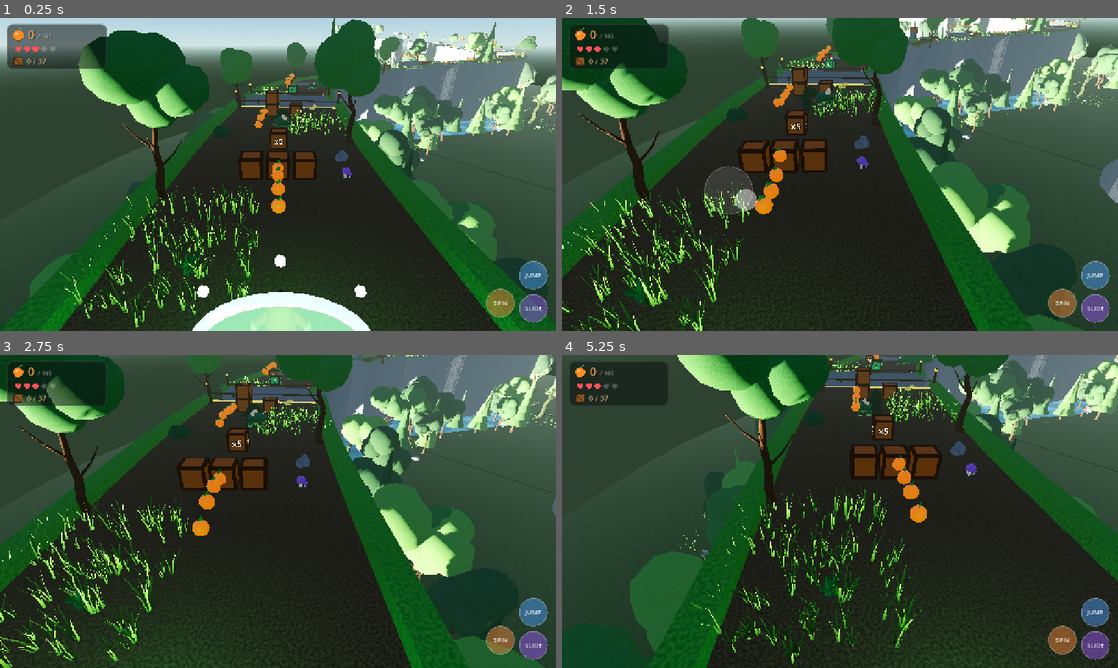
Above: before the commit, frames 1-4 (two rows, left to right).
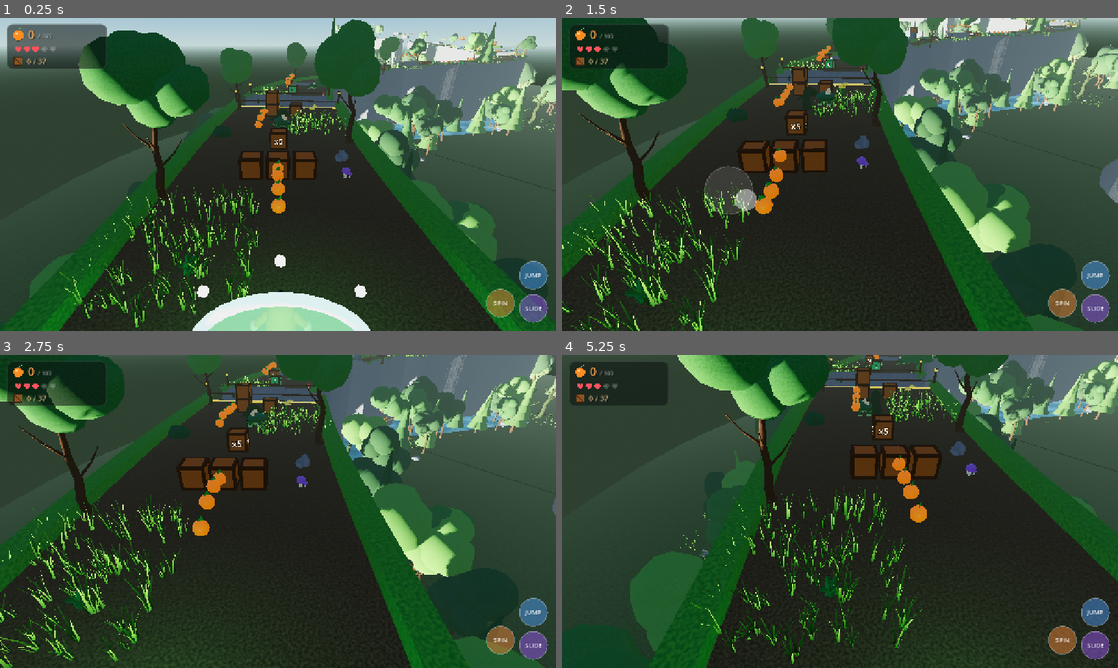
Above: after the commit, the same moments.

Repository: Phat-shot/Banooka
Game: Godot game, scene res://scenes/levels/Level01.tscn
Same seed, same stepped clock (60 frames per second), same inputs: the game is played once before the commit and once after it.
Inputs (mouse positions are in pixels of both pictures, inside the frame that each line leads up to):
- Up to frame 1 (0.25 s): no input
- Up to frame 2 (1.5 s): move the mouse to (962, 158) at 0.52 s; hold D (move_right) 0.53-1.25 s; hold Shift (slide) 0.53-1.25 s; click (962, 158) at 0.67 s; tap Space (jump) at 0.77 s; drag from (728, 190) to (812, 237) at 1.27 s
- Up to frame 3 (2.75 s): move the mouse to (333, 442) at 2.02 s; hold D (move_right) from 2.03 s (still down); hold Shift (slide) from 2.03 s (still down)
- Up to frame 4 (5.25 s): release D (move_right) at 2.75 s; release Shift (slide) at 2.75 s; drag from (812, 574) to (673, 464) at 2.77 s; move the mouse to (1006, 558) at 3.52 s; hold A (move_left) 3.53-4.25 s; hold Shift (slide) 3.53-4.25 s; tap Space (jump) at 3.77 s; drag from (673, 464) to (756, 433) at 4.27 s; move the mouse to (867, 511) at 5.02 s; hold S (move_back) from 5.03 s (still down); hold Shift (slide) from 5.03 s (still down); click (867, 511) at 5.17 s

The runs differ from the first frame. In frame 1, 3.6% of the frame differs, in the area x 11-100%, y 5-99%; in frame 2, 4.8%; in frame 3, 4.9%, in the area x 0-100%, y 0-100%; in frame 4, 4.0%.

Commit message:
Sonne entschärfen, damit helle Felsflächen nicht ausbrennen
Co-Authored-By: Claude Opus 5 (1M context) <noreply@anthropic.com>

Diff:
--- a/scenes/levels/Level01.tscn
+++ b/scenes/levels/Level01.tscn
@@ -25,7 +25,7 @@
 ambient_light_energy = 0.75
 tonemap_mode = 3
 tonemap_exposure = 1.05
-tonemap_white = 3.0
+tonemap_white = 6.0
 fog_enabled = true
 fog_mode = 0
 fog_light_color = Color(0.66, 0.72, 0.68, 1)
@@ -34,8 +34,8 @@
 fog_aerial_perspective = 0.3
 fog_sky_affect = 0.1
 adjustment_enabled = true
-adjustment_brightness = 1.02
-adjustment_contrast = 1.12
+adjustment_brightness = 1.0
+adjustment_contrast = 1.08
 adjustment_saturation = 1.22
 
 [node name="Level01" type="Node3D"]
@@ -47,7 +47,7 @@
 [node name="Sonne" type="DirectionalLight3D" parent="."]
 transform = Transform3D(0.6, 0, -0.8, -0.71552, 0.44722, -0.53664, 0.3578, 0.8944, 0.2683, 0, 30, 0)
 light_color = Color(1, 0.941, 0.855, 1)
-light_energy = 2.1
+light_energy = 1.45
 light_specular = 0.4
 shadow_enabled = true
 shadow_bias = 0.04
